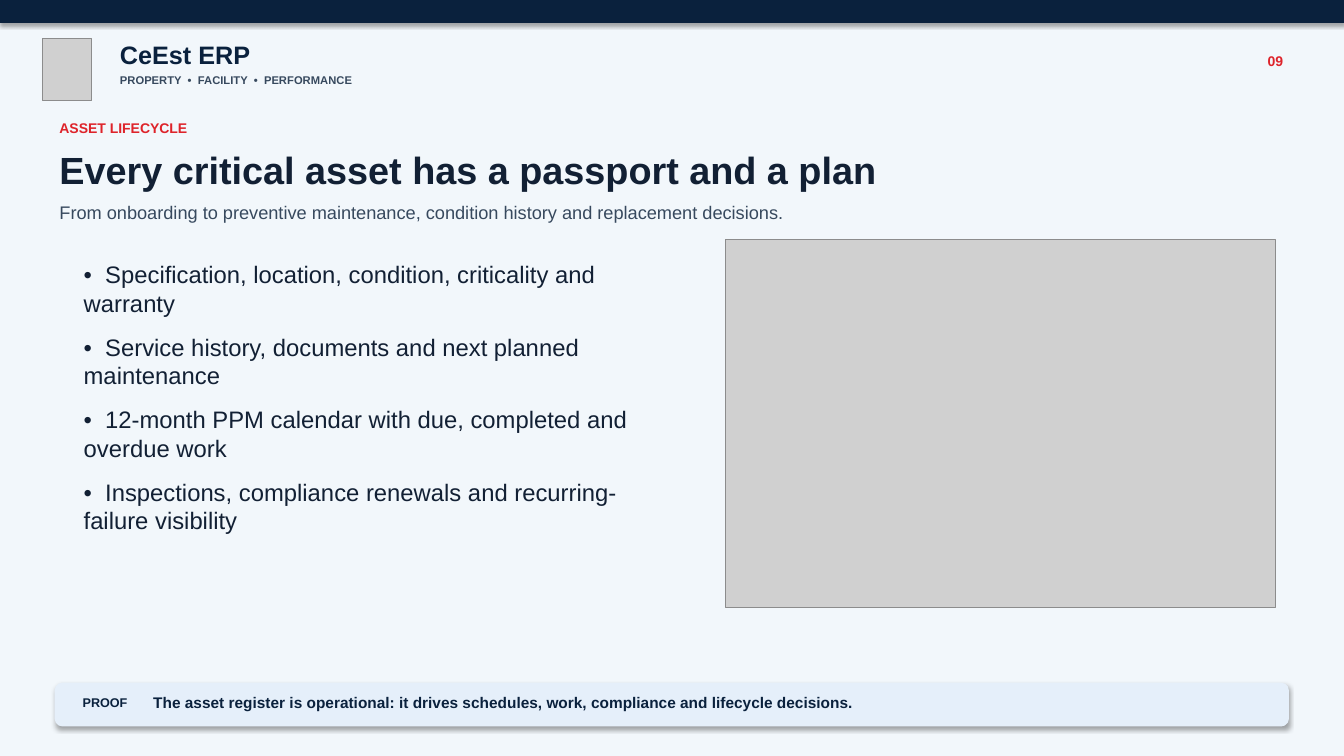
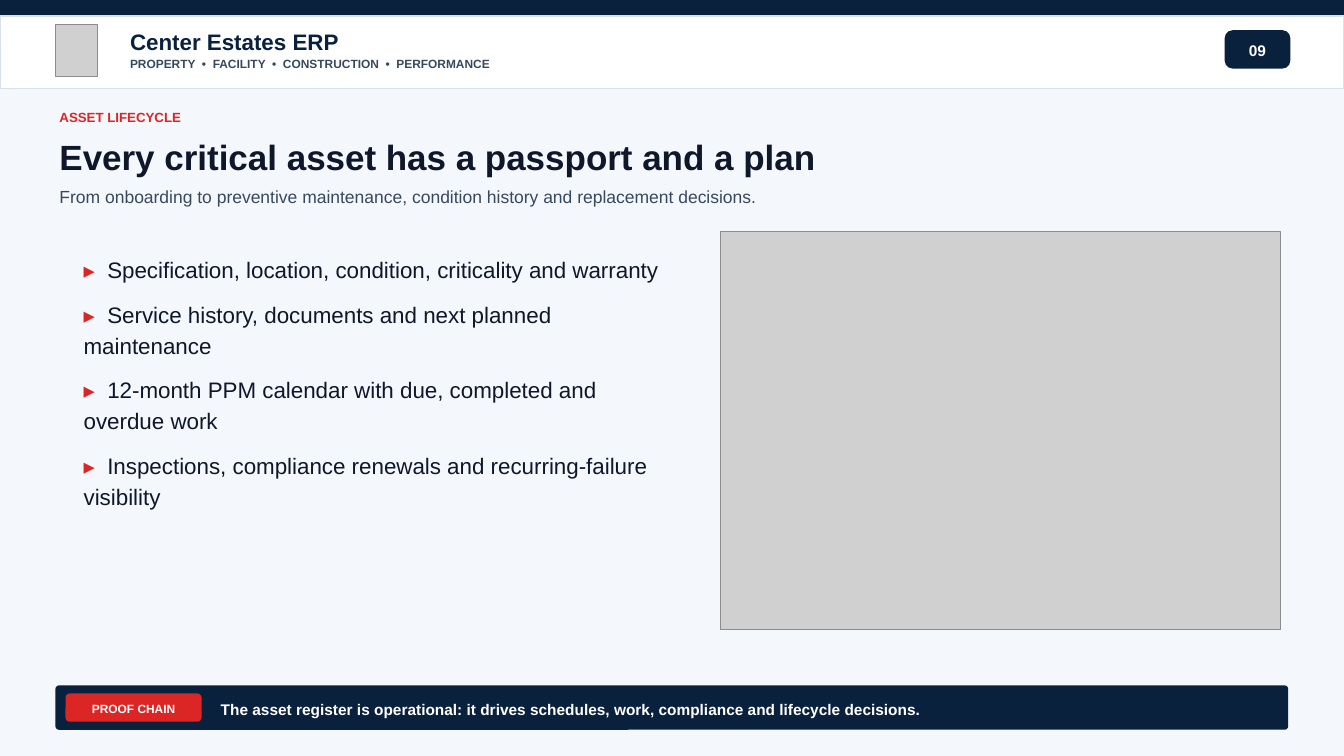
Before and after one commit to samnmbuguah/Center_Estates, a slide deck: slide 10 of docs/presentations/CeEst_ERP_Live_Demo_Presentation.pptx. Drawn at 1344x756 pixels with LibreOffice and Linux fonts; fonts in the diff are those of the drawing; grey boxes stand for pictures. Boxes give left, top, right and bottom in pixels: in the first picture for what was removed or moved away, otherwise in the second. Text is boxed around its words. In the diff, an @@ line names an element or a change of style, - is before the commit and + after.

Commit message:
docs(presentation): update construction and mobile demo slide decks and assets

```diff
--- a/docs/presentations/CeEst_ERP_Live_Demo_Presentation.pptx
+++ b/docs/presentations/CeEst_ERP_Live_Demo_Presentation.pptx
@@ background #F2F7FB to #F4F7FB @@
@@ rectangle resized from (x1=0, y1=0, x2=1344, y2=22) to (x1=0, y1=0, x2=1344, y2=16) @@
@@ rectangle at (x1=0, y1=0, x2=1344, y2=16): outline #0A213D 1 pt to none; shadow off @@
@@ rectangle added at (x1=0, y1=16, x2=1344, y2=89), fill #FFFFFF, outline #D8E2EC 1 pt @@
@@ picture resized from (x1=42, y1=38, x2=92, y2=101) to (x1=55, y1=24, x2=97, y2=77) @@
@@ text at (x1=130, y1=59, x2=489, y2=68): text changed; size 8 to 8.5 pt @@
-PROPERTY • FACILITY • PERFORMANCE
+PROPERTY • FACILITY • CONSTRUCTION • PERFORMANCE
@@ text at (x1=130, y1=34, x2=339, y2=51): text changed; size 18 to 16 pt @@
-CeEst ERP
+Center Estates ERP
@@ text "09" moved from (x1=1268, y1=56, x2=1284, y2=66) to (x1=1249, y1=45, x2=1266, y2=56) @@
@@ text "09" at (x1=1249, y1=45, x2=1266, y2=56): size 10 to 11 pt, text colour #DE232A to #FFFFFF; alignment right to centre; line spacing 1 to 1.15; more space between paragraphs @@
@@ rounded rectangle added at (x1=1225, y1=30, x2=1291, y2=69), fill #0A213D @@
@@ text "ASSET LIFECYCLE" moved from (x1=59, y1=123, x2=188, y2=133) to (x1=59, y1=112, x2=181, y2=122) @@
@@ text "ASSET LIFECYCLE" at (x1=59, y1=112, x2=181, y2=122): size 10 to 9.5 pt, text colour #DE232A to #DC2626; line spacing 1 to 1.15; more space between paragraphs @@
@@ text "Every critical asset has a ..." moved from (x1=59, y1=156, x2=876, y2=191) to (x1=59, y1=144, x2=815, y2=177) @@
@@ text "Every critical asset has a ..." at (x1=59, y1=144, x2=815, y2=177): size 27 to 25 pt, text colour #122034 to #0F172A; line spacing 1 to 1.15; more space between paragraphs @@
@@ text "From onboarding to preventive maintenance, ..." moved from (x1=59, y1=206, x2=783, y2=223) to (x1=59, y1=190, x2=756, y2=207) @@
@@ text "From onboarding to preventive maintenance, ..." at (x1=59, y1=190, x2=756, y2=207): size 13 to 12.5 pt; line spacing 1 to 1.15; more space between paragraphs @@
@@ picture resized from (x1=726, y1=240, x2=1275, y2=608) to (x1=721, y1=232, x2=1280, y2=630) @@
@@ text at (x1=84, y1=261, x2=658, y2=510): text changed; size 17 to 16 pt; text colour #122034 to #0F172A @@
-• Specification, location, condition, criticality and warranty
-• Service history, documents and next planned maintenance
-• 12-month PPM calendar with due, completed and overdue work
-• Inspections, compliance renewals and recurring-failure visibility
+▸ Specification, location, condition, criticality and warranty
+▸ Service history, documents and next planned maintenance
+▸ 12-month PPM calendar with due, completed and overdue work
+▸ Inspections, compliance renewals and recurring-failure visibility
@@ rounded rectangle moved from (x1=55, y1=684, x2=1289, y2=726) to (x1=55, y1=686, x2=1289, y2=730) @@
@@ rounded rectangle at (x1=55, y1=686, x2=1289, y2=730): fill #E5EFFA to #0A213D; outline #E5EFFA 1 pt to none; shadow off; proportions changed @@
@@ rounded rectangle added at (x1=66, y1=694, x2=202, y2=722), fill #DC2626 @@
@@ text at (x1=92, y1=704, x2=176, y2=713): text changed; size 9 to 8.5 pt; text colour #0A213D to #FFFFFF @@
-PROOF
+PROOF CHAIN
@@ text "The asset register is operational: ..." moved from (x1=153, y1=697, x2=852, y2=711) to (x1=221, y1=704, x2=920, y2=718) @@
@@ text "The asset register is operational: ..." at (x1=221, y1=704, x2=920, y2=718): text colour #0A213D to #FFFFFF; line spacing 1 to 1.15; more space between paragraphs @@
```
Also in this commit, not shown: 16 other slides changed, 7 other files.
